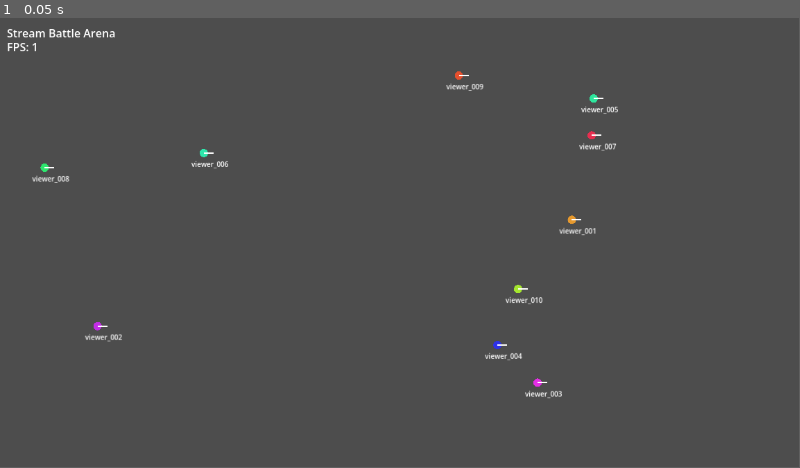
Above: before the commit, frame 1.
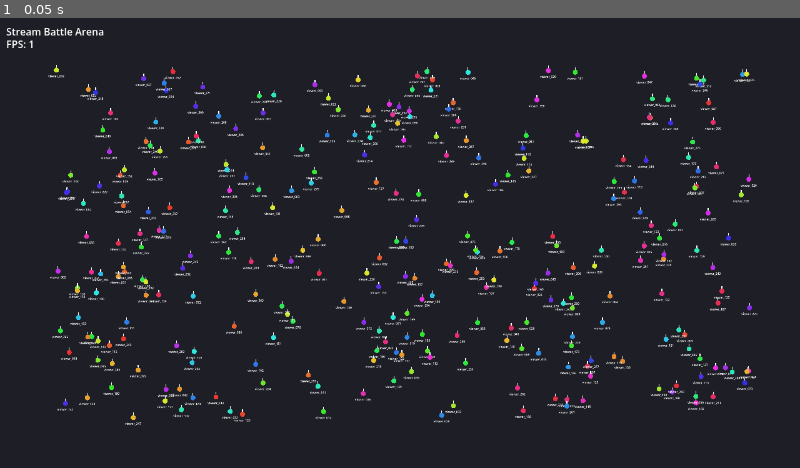
Above: after the commit, the same moment.

Repository: jeehvi/stream-battle-arena
Game: Godot game, scene res://scenes/Main.tscn
Two runs of this game, one before a commit and one after it. Both use one fixed random seed, a clock stepped at 60 frames per second and the inputs below.
Inputs:
- Up to frame 1 (0.05 s): no input
In our replay, the window is 799x449 before the commit and 800x450 after it. These sizes can differ from the game's own. Grey fills any space a smaller window leaves; there, only what the larger window draws over its background counts as a difference.

The runs differ from the first frame. In frame 1, 99% of the frame differs, in the area x 0-100%, y 0-100%.

Commit message:
add responsive 300 player static benchmark

Diff:
--- a/project.godot
+++ b/project.godot
@@ -15,6 +15,12 @@
 config/icon="res://icon.svg"
 run/main_scene="res://scenes/Main.tscn"
 
+[display]
+
+window/size/viewport_width=1280
+window/size/viewport_height=720
+window/size/mode=2
+
 [physics]
 
 3d/physics_engine="Jolt Physics"
--- a/scenes/Main.tscn
+++ b/scenes/Main.tscn
@@ -4,6 +4,9 @@
 
 [node name="Main" type="Node2D"]
 script = ExtResource("1")
+
+[node name="Camera2D" type="Camera2D" parent="."]
+enabled = true
 
 [node name="CanvasLayer" type="CanvasLayer" parent="."]
 
--- a/scripts/Main.gd
+++ b/scripts/Main.gd
@@ -1,22 +1,101 @@
 extends Node2D
 
-const PLAYER_COUNT := 10
+const SCREEN_PADDING := 80.0
 
 @onready var fps_label: Label = $CanvasLayer/FPSLabel
+@onready var camera: Camera2D = $Camera2D
+
+var _initialized := false
 
 
 func _ready():
-	var screen_size = get_viewport_rect().size
-
-	for i in PLAYER_COUNT:
-		var player = preload("res://scenes/Player.tscn").instantiate()
-		player.position = Vector2(
-			randf_range(60, screen_size.x - 60),
-			randf_range(60, screen_size.y - 60)
-		)
-		player.username = "viewer_%03d" % (i + 1)
-		add_child(player)
+	camera.global_position = Vector2.ZERO
+	get_viewport().size_changed.connect(_on_viewport_resized)
 
 
 func _process(_delta):
 	fps_label.text = "FPS: %d" % Engine.get_frames_per_second()
+
+	if not _initialized:
+		_initialized = true
+		_spawn_players()
+		_update_responsive_layout()
+
+
+func _on_viewport_resized():
+	_update_responsive_layout()
+
+
+func _update_responsive_layout():
+	var arena_size = _get_arena_size()
+	var viewport = get_window().size
+	var zoom = maxf(viewport.x / arena_size, viewport.y / arena_size)
+	camera.zoom = Vector2(zoom, zoom)
+
+	_apply_layout()
+	queue_redraw()
+
+
+func _apply_layout():
+	var viewport = get_window().size
+	var zoom = camera.zoom.x
+	var half_w = viewport.x / zoom * 0.5
+	var half_h = viewport.y / zoom * 0.5
+	var margin = SCREEN_PADDING / zoom
+
+	for child in get_children():
+		if child is CanvasLayer or child is Camera2D:
+			continue
+		child.position = Vector2(
+			lerpf(-half_w + margin, half_w - margin, child.normalized_position.x),
+			lerpf(-half_h + margin, half_h - margin, child.normalized_position.y)
+		)
+
+
+func _get_player_count() -> int:
+	var count := 0
+	for child in get_children():
+		if child is CanvasLayer or child is Camera2D:
+			continue
+		count += 1
+	return count
+
+
+func _get_arena_size() -> float:
+	var count = _get_player_count()
+	if count <= 10:
+		return 1000.0
+	elif count <= 50:
+		return 1600.0
+	elif count <= 100:
+		return 2200.0
+	elif count <= 300:
+		return 3200.0
+	elif count <= 1000:
+		return 5000.0
+	else:
+		return 8000.0
+
+
+func _spawn_players():
+	for i in 300:
+		var player = preload("res://scenes/Player.tscn").instantiate()
+		player.normalized_position = Vector2(randf(), randf())
+		player.username = "viewer_%03d" % (i + 1)
+		add_child(player)
+
+	_update_username_visibility()
+
+
+func _update_username_visibility():
+	var show = _get_player_count() <= 300
+	for child in get_children():
+		if child is CanvasLayer or child is Camera2D:
+			continue
+		child.show_username = show
+
+
+func _draw():
+	var arena_size = _get_arena_size()
+	var half = arena_size * 0.5
+	draw_rect(Rect2(-half, -half, arena_size, arena_size), Color(0.12, 0.12, 0.15))
--- a/scripts/Player.gd
+++ b/scripts/Player.gd
@@ -1,35 +1,50 @@
 extends Node2D
 
-var username: String = "viewer_001"
+var username: String = "viewer_001":
+	set(value):
+		username = value
+		if is_inside_tree():
+			_username_label.text = value
+
 var player_color: Color:
 	set(value):
 		player_color = value
 		queue_redraw()
 
-const RADIUS := 6.0
-const CANNON_LENGTH := 14.0
+const RADIUS := 10.0
+const CANNON_LENGTH := 10.0
+
+var _username_label: Label
+var normalized_position := Vector2.ZERO
+var show_username := true:
+	set(value):
+		show_username = value
+		if _username_label != null:
+			_username_label.visible = value
 
 
 func _ready():
 	if player_color == Color.BLACK:
 		player_color = Color.from_hsv(randf(), 0.8, 0.9)
+	_setup_username_label()
 	queue_redraw()
+
+
+func _setup_username_label():
+	if _username_label != null:
+		return
+	_username_label = Label.new()
+	_username_label.text = username
+	_username_label.horizontal_alignment = HORIZONTAL_ALIGNMENT_CENTER
+	_username_label.custom_minimum_size = Vector2(120, 0)
+	_username_label.add_theme_font_size_override("font_size", 12)
+	_username_label.position = Vector2(-60, RADIUS + 6)
+	add_child(_username_label)
 
 
 func _draw():
 	# Player body
 	draw_circle(Vector2.ZERO, RADIUS, player_color)
 
-	# Cannon pointing right by default
-	draw_line(Vector2.ZERO, Vector2.RIGHT * CANNON_LENGTH, Color.WHITE, 2.0)
-
-	# Username below
-	draw_string(
-		ThemeDB.fallback_font,
-		Vector2(-18, RADIUS + 14),
-		username,
-		HORIZONTAL_ALIGNMENT_LEFT,
-		-1,
-		10,
-		Color.WHITE
-	)
+	# Cannon starts at the top edge of circle and points upward
+	draw_line(Vector2(0, -RADIUS), Vector2(0, -RADIUS - CANNON_LENGTH), Color.WHITE, 3.0)
